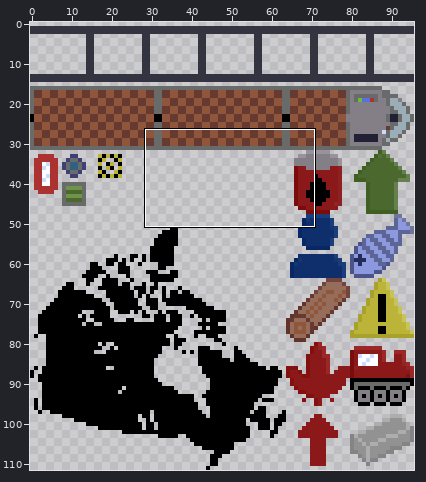
Two versions of one sprite sheet, assests/mruhacks2024.png. Above: a wide view before the commit, with the close-up outlined.
Close-up. As it was:
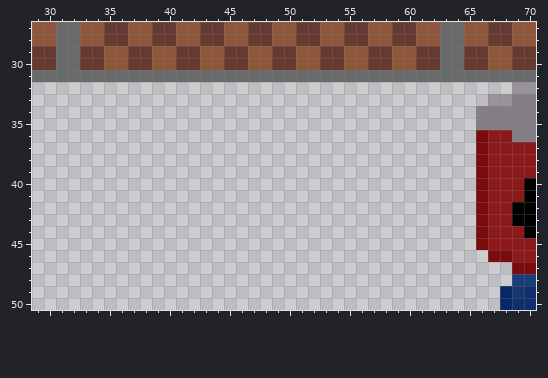
The file is 96x112 pixels. Pixels under 10% opacity are left out. Colours within 5 levels of each other are drawn and written as one. Shown: x 29..70, y 27..50.
The result:
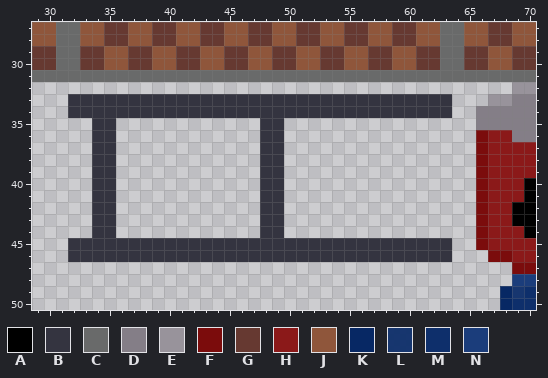
Palette (. is transparent): A #000000  B #343440  C #696a6a  D #847e87  E #98939b  F #7b0c0c  G #663931  H #8b1919  J #8f563b  K #072864  L #0c2d69f0  M #0e2f6b  N #1b3d7b
From old to new:
Colour B now appears in rows 33 to 34 at x 32 to 63; in rows 35 to 44 at x 34 to 35 and 48 to 49; in rows 45 to 46 at x 32 to 63.
Changed places in both close-ups, as pixel boxes (x1, y1, x2, y2):
added: (68, 94, 452, 262)
